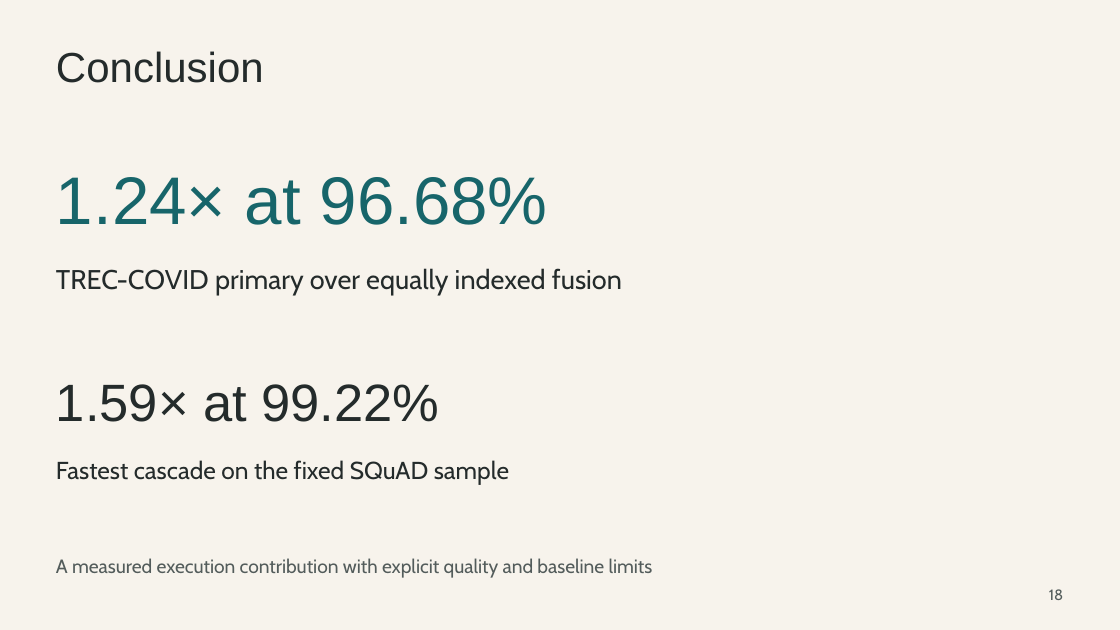
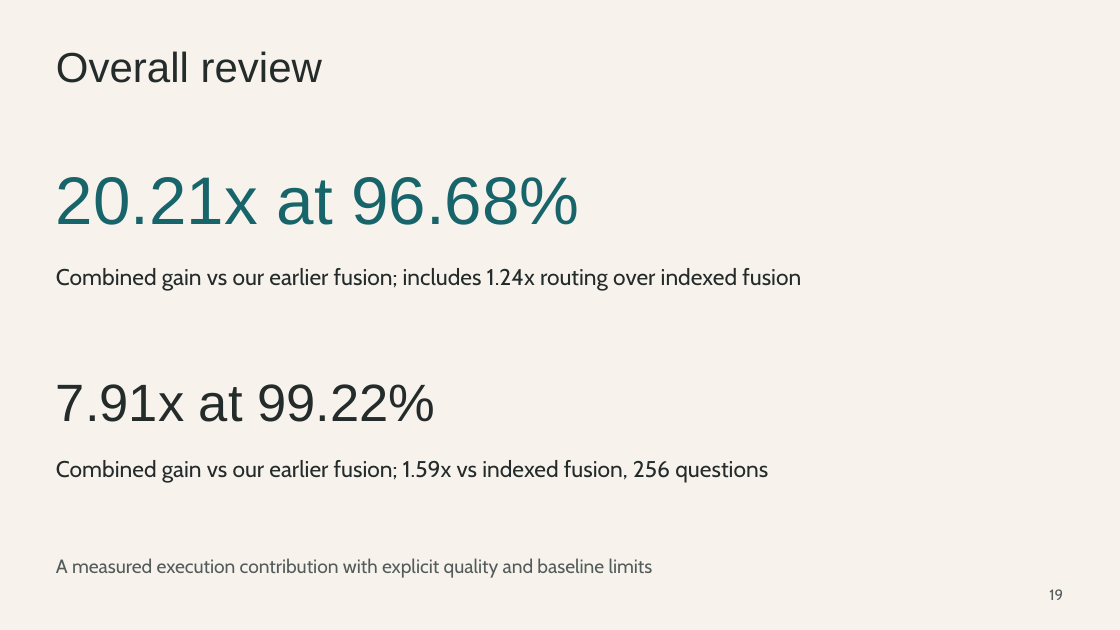
Before and after one commit to aliomar139/rag-research, a slide deck: slide 19 of docs/submission/research_presentation.pptx (slide 18 before the commit). Drawn at 1120x630 pixels with LibreOffice and Linux fonts; fonts in the diff are those of the drawing. Boxes give left, top, right and bottom in pixels: in the first picture for what was removed or moved away, otherwise in the second. Text is boxed around its words. In the diff, an @@ line names an element or a change of style, - is before the commit and + after.

```diff
--- a/docs/submission/research_presentation.pptx
+++ b/docs/submission/research_presentation.pptx
@@ text at (56, 51, 322, 83): text changed @@
-Conclusion
+Overall review
@@ text at (56, 177, 579, 225): text changed @@
-1.24× at 96.68%
+20.21x at 96.68%
@@ text at (56, 268, 801, 291): text changed; size 23.2 to 19.5 pt @@
-TREC-COVID primary over equally indexed fusion
+Combined gain vs our earlier fusion; includes 1.24x routing over indexed fusion
@@ text at (56, 384, 435, 422): text changed @@
-1.59× at 99.22%
+7.91x at 99.22%
@@ text at (56, 460, 768, 483): text changed; size 21 to 19.5 pt @@
-Fastest cascade on the fixed SQuAD sample
+Combined gain vs our earlier fusion; 1.59x vs indexed fusion, 256 questions
@@ text at (1049, 589, 1063, 600): text changed @@
-18
+19
```
Also in this commit, not shown: 18 other slides changed, 2 slides added, 1 slide removed, 16 other files.
